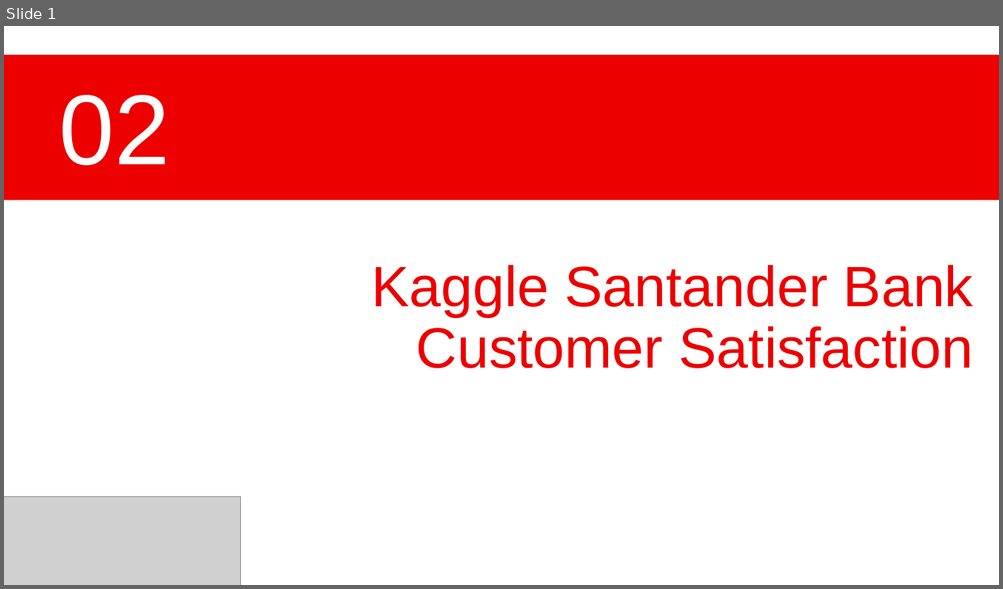
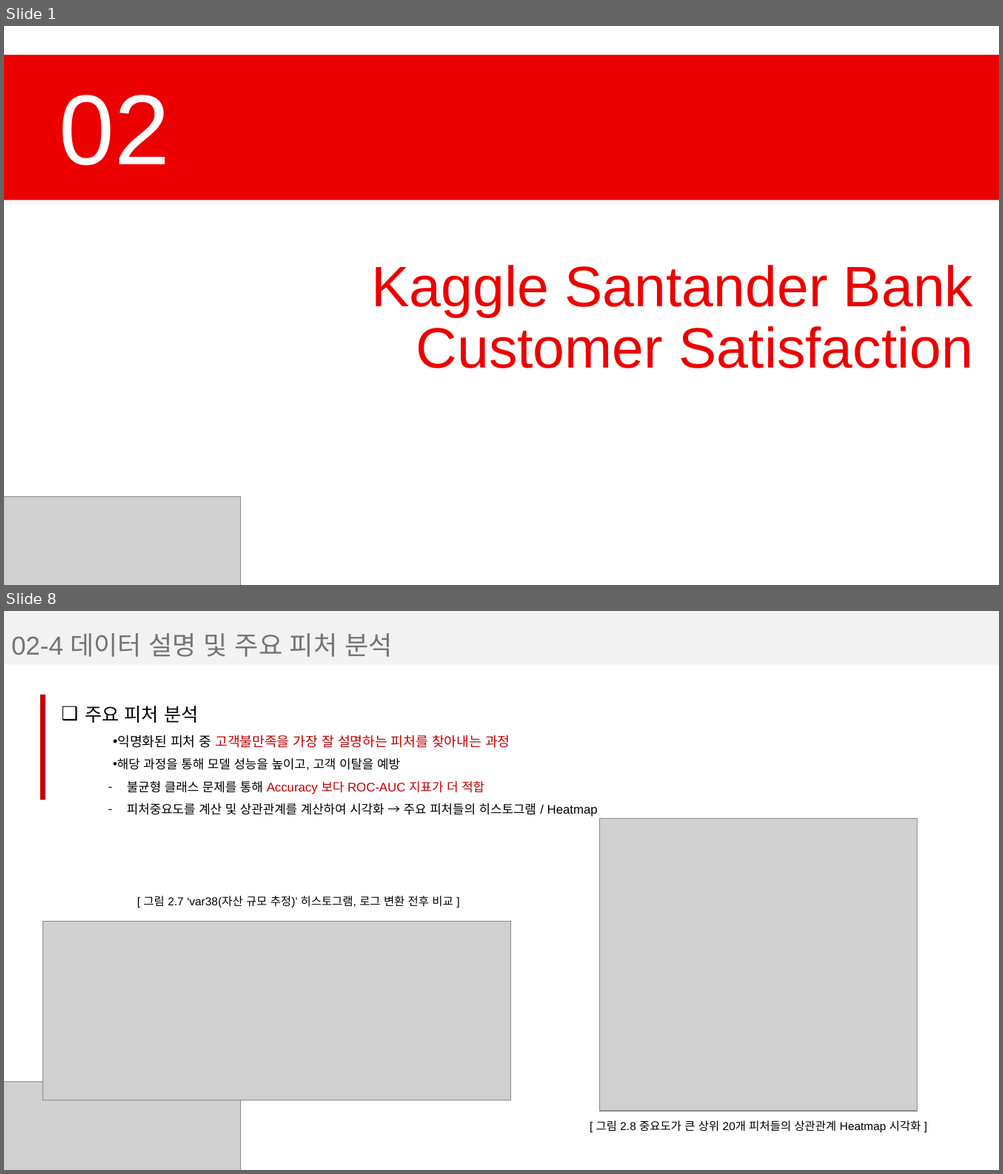
Before and after one commit to jaemin1020/big20-ML-project2-team3, a slide deck: 0.report/산탄데르_ppt_template.pptx. Shown one above the other, each under a label of ours: slide 1 before the commit, slides 1 and 8 after it; the slides between them are not shown. The pictures are 1003x589 and 1003x1174 pixels, drawn with LibreOffice and Linux fonts; fonts in the diff are those of the drawing; grey boxes stand for pictures. Boxes give left, top, right and bottom in pixels: in the first picture for what was removed or moved away, otherwise in the second. Text is boxed around its words. In the diff, an @@ line names an element or a change of style, - is before the commit and + after.

```diff
--- a/0.report/산탄데르_ppt_template.pptx
+++ b/0.report/산탄데르_ppt_template.pptx
@@ slide 8 added at [4, 611, 999, 1170], background #FFFFFF @@
@@ rectangle added at [4, 611, 999, 665], fill #F2F2F2 @@
@@ text added at [11, 633, 392, 657], 25 pt, text #747474 @@
+02-4 데이터 설명 및 주요 피처 분석
@@ rectangle added at [40, 695, 45, 800], fill #C00000 @@
@@ text added at [85, 706, 597, 817], 12 pt, text #000000 @@
+❑ 주요 피처 분석
+    • 익명화된 피처 중 고객불만족을 가장 잘 설명하는 피처를 찾아내는 과정
+    • 해당 과정을 통해 모델 성능을 높이고, 고객 이탈을 예방
+      – 불균형 클래스 문제를 통해 Accuracy 보다 ROC-AUC 지표가 더 적합
+      – 피처중요도를 계산 및 상관관계를 계산하여 시각화 → 주요 피처들의 히스토그램 / Heatmap
@@ picture added at [600, 819, 917, 1112] @@
@@ text added at [144, 896, 452, 908], 11 pt, text #000000 @@
+[ 그림 2.7 ‘var38(자산 규모 추정)’ 히스토그램, 로그 변환 전후 비교 ]
@@ picture added at [42, 921, 511, 1101] @@
@@ picture added at [4, 1082, 241, 1170] @@
@@ text added at [596, 1121, 921, 1133], 11 pt, text #000000 @@
+[ 그림 2.8 중요도가 큰 상위 20개 피처들의 상관관계 Heatmap 시각화 ]
```
Also in this commit, not shown: 4 slides changed, 4 other slides added, 1 other file.
